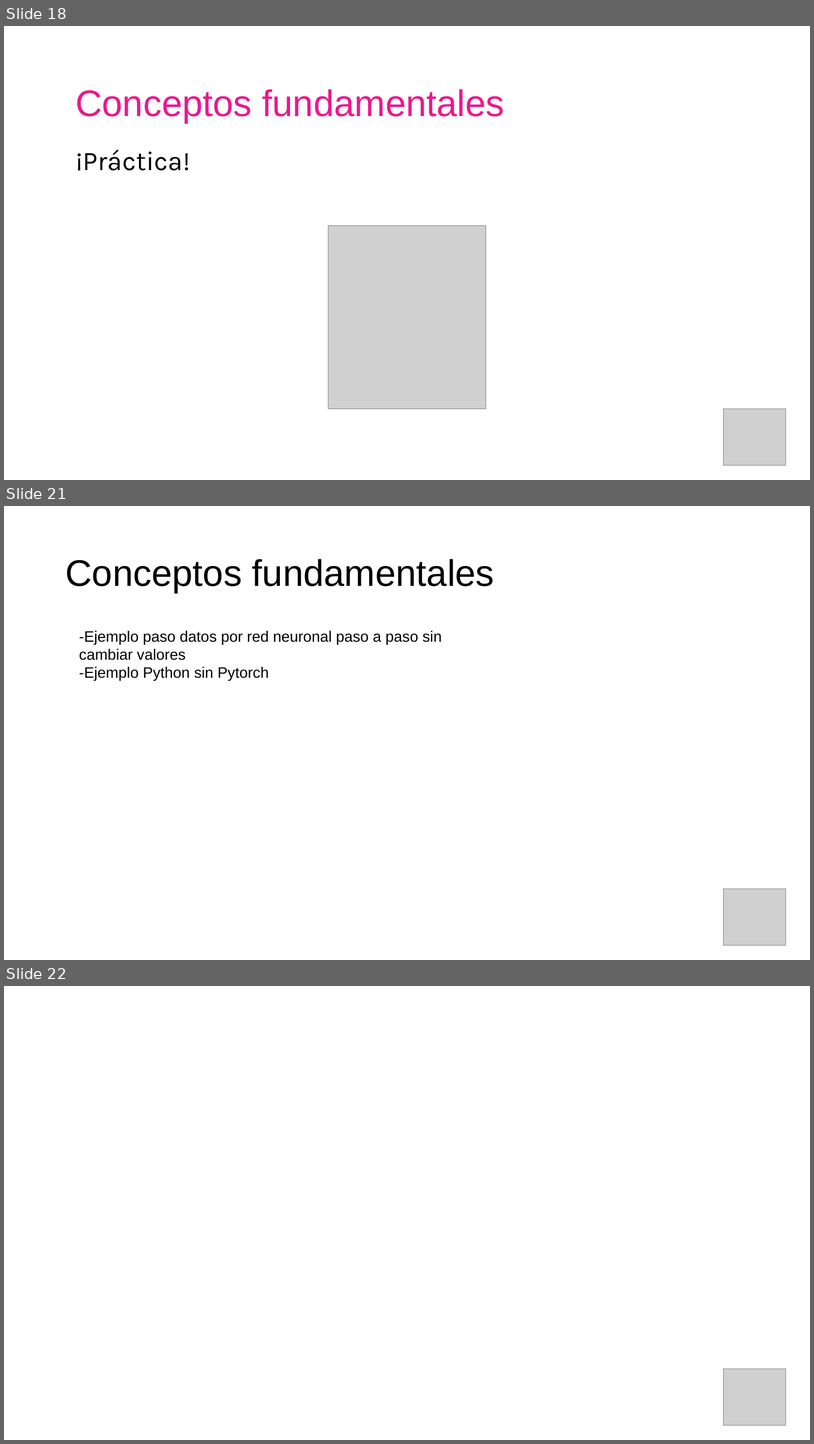
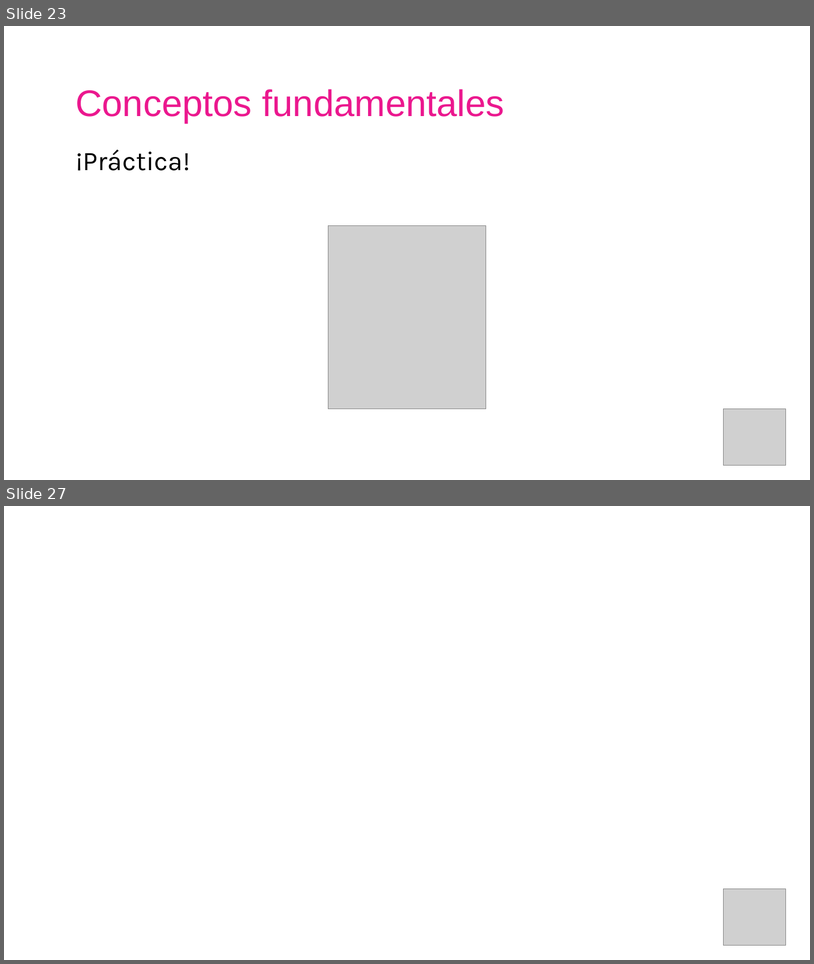
Before and after one commit to AISC-Madrid/workshop-materials, a slide deck: Neural Networks/Slides.pptx. Shown one above the other, each under a label of ours: slides 18, 21 and 22 before the commit, slides 23 and 27 after it; the slides between them are not shown. The pictures are 814x1444 and 814x964 pixels, drawn with LibreOffice and Linux fonts; fonts in the diff are those of the drawing; grey boxes stand for pictures. Boxes give left, top, right and bottom in pixels: in the first picture for what was removed or moved away, otherwise in the second. Text is boxed around its words. In the diff, an @@ line names an element or a change of style, - is before the commit and + after.

```diff
--- a/Neural Networks/Slides.pptx
+++ b/Neural Networks/Slides.pptx
@@ slide 21 removed at box(4, 506, 810, 960), background #FFFFFF @@
@@ title removed at box(65, 559, 495, 593) @@
-Conceptos fundamentales
@@ text removed at box(79, 630, 442, 681) @@
--Ejemplo paso datos por red neuronal paso a paso sin cambiar valores
--Ejemplo Python sin Pytorch
@@ picture removed at box(724, 889, 786, 945) @@
@@ what was slide 18 is now slide 23 @@
@@ what was slide 22 is now slide 27 @@
```
Also in this commit, not shown: 6 slides changed, 8 slides added, 2 other slides removed, 9 other files.
